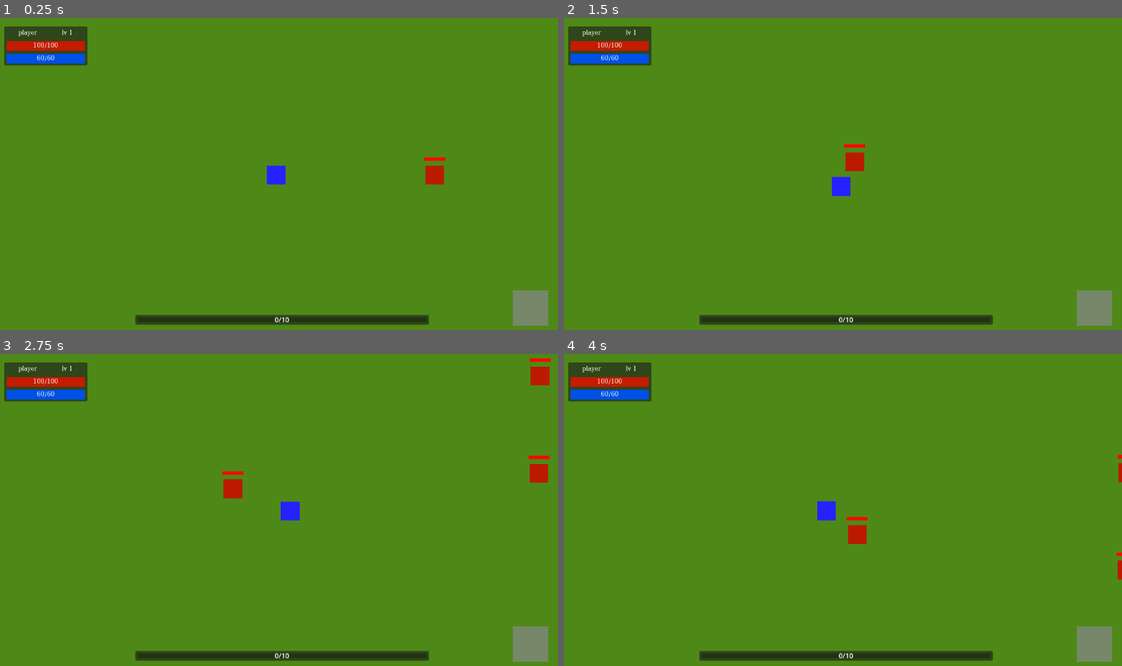
Above: before the commit, frames 1-4 (two rows, left to right).
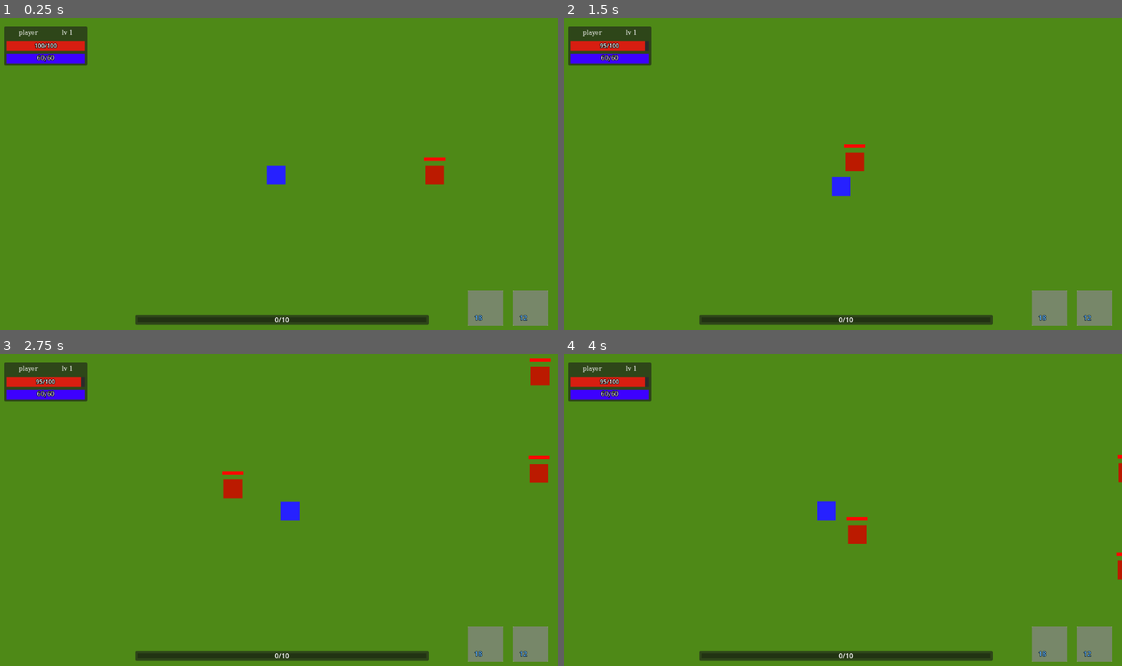
Above: after the commit, the same moments.

Repository: denisshkytko/mmo-mvp-godot
Game: Godot game, scene res://scenes/Main.tscn
The game is run twice, just before and just after one commit, with the same random seed, the same clock (stepped at 60 frames per second) and the same inputs.
Inputs (mouse positions are in pixels of both pictures, inside the frame that each line leads up to):
- Up to frame 1 (0.25 s): no input
- Up to frame 2 (1.5 s): move the mouse to (965, 158) at 0.52 s; hold Right (ui_right) 0.53-1.28 s; tap E (loot) at 0.6, 1.35 s; click (965, 158) at 0.67 s; move the mouse to (725, 189) at 1.27 s; hold Down (ui_down) from 1.28 s (still down); click (725, 189) at 1.42 s
- Up to frame 3 (2.75 s): move the mouse to (334, 441) at 2.02 s; release Down (ui_down) at 2.03 s; hold Right (ui_right) from 2.03 s (still down); tap E (loot) at 2.1 s; click (334, 441) at 2.17 s
- Up to frame 4 (4 s): move the mouse to (809, 575) at 2.77 s; release Right (ui_right) at 2.78 s; hold Up (ui_up) 2.78-3.53 s; tap E (loot) at 2.85, 3.6 s; click (809, 575) at 2.92 s; move the mouse to (1010, 559) at 3.52 s; hold Left (ui_left) from 3.53 s (still down); click (1010, 559) at 3.67 s

The runs differ from the first frame. In frame 1, 1.3% of the frame differs, in the area x 1-95%, y 3-99%; in frame 2, 1.3%; in frame 3, 1.3%; in frame 4, 1.3%.

Commit message:
Player HUD, targeting, skills UI, mana costs and cooldowns

Diff:
--- a/project.godot
+++ b/project.godot
@@ -69,6 +69,11 @@
 "events": [Object(InputEventKey,"resource_local_to_scene":false,"resource_name":"","device":-1,"window_id":0,"alt_press …(193 unchanged characters)…
 ]
 }
+skill_2={
+"deadzone": 0.2,
+"events": [Object(InputEventKey,"resource_local_to_scene":false,"resource_name":"","device":-1,"window_id":0,"alt_pressed":false,"shift_pressed":false,"ctrl_pressed":false,"meta_pressed":false,"pressed":false,"keycode":0,"physical_keycode":49,"key_label":0,"unicode":49,"location":0,"echo":false,"script":null)
+]
+}
 
 [rendering]
 
--- a/scenes/PlayerHUD.tscn
+++ b/scenes/PlayerHUD.tscn
@@ -1,8 +1,11 @@
-[gd_scene load_steps=6 format=3 uid="uid://bopn065cb76jj"]
+[gd_scene load_steps=9 format=3 uid="uid://bopn065cb76jj"]
 
 [ext_resource type="Script" uid="uid://i4tqiu7sld1a" path="res://scripts/Player_hud.gd" id="1_0kcyj"]
 
 [sub_resource type="FontFile" id="FontFile_p0abl"]
+subpixel_positioning = 0
+msdf_pixel_range = 14
+msdf_size = 128
 cache/0/16/0/ascent = 0.0
 cache/0/16/0/descent = 0.0
 cache/0/16/0/underline_position = 0.0
@@ -20,6 +23,9 @@
 cache/0/12/0/scale = 1.0
 
 [sub_resource type="FontFile" id="FontFile_0kcyj"]
+subpixel_positioning = 0
+msdf_pixel_range = 14
+msdf_size = 128
 cache/0/16/0/ascent = 0.0
 cache/0/16/0/descent = 0.0
 cache/0/16/0/underline_position = 0.0
@@ -36,24 +42,26 @@
 cache/0/12/0/underline_thickness = 0.0
 cache/0/12/0/scale = 1.0
 
-[sub_resource type="FontFile" id="FontFile_uhx4l"]
-cache/0/16/0/ascent = 0.0
-cache/0/16/0/descent = 0.0
-cache/0/16/0/underline_position = 0.0
-cache/0/16/0/underline_thickness = 0.0
-cache/0/16/0/scale = 1.0
-cache/0/14/0/ascent = 0.0
-cache/0/14/0/descent = 0.0
-cache/0/14/0/underline_position = 0.0
-cache/0/14/0/underline_thickness = 0.0
-cache/0/14/0/scale = 1.0
-cache/0/12/0/ascent = 0.0
-cache/0/12/0/descent = 0.0
-cache/0/12/0/underline_position = 0.0
-cache/0/12/0/underline_thickness = 0.0
-cache/0/12/0/scale = 1.0
+[sub_resource type="StyleBoxFlat" id="StyleBoxFlat_0kcyj"]
+bg_color = Color(0.16862746, 0.16862746, 0.16862746, 1)
+corner_detail = 6
+
+[sub_resource type="StyleBoxFlat" id="StyleBoxFlat_uhx4l"]
+bg_color = Color(0.84705883, 0.11764706, 0.06666667, 1)
+corner_detail = 6
+
+[sub_resource type="StyleBoxFlat" id="StyleBoxFlat_fjqji"]
+bg_color = Color(0.16862746, 0.16862746, 0.16862746, 1)
+corner_detail = 6
+
+[sub_resource type="StyleBoxFlat" id="StyleBoxFlat_fnqv5"]
+bg_color = Color(0.23921569, 0, 1, 1)
+corner_detail = 6
 
 [sub_resource type="FontFile" id="FontFile_fjqji"]
+subpixel_positioning = 0
+msdf_pixel_range = 14
+msdf_size = 128
 cache/0/12/0/ascent = 0.0
 cache/0/12/0/descent = 0.0
 cache/0/12/0/underline_position = 0.0
@@ -124,26 +132,24 @@
 theme_override_constants/separation = 8
 alignment = 1
 
-[node name="HpBack" type="ColorRect" parent="Panel/Margin/VBox/HpRow"]
-custom_minimum_size = Vector2(160, 20)
+[node name="HpBar" type="ProgressBar" parent="Panel/Margin/VBox/HpRow"]
 layout_mode = 2
-color = Color(0.38039216, 0.38039216, 0.38039216, 0.6117647)
+size_flags_horizontal = 3
+size_flags_vertical = 1
+theme_override_styles/background = SubResource("StyleBoxFlat_0kcyj")
+theme_override_styles/fill = SubResource("StyleBoxFlat_uhx4l")
+value = 100.0
+show_percentage = false
 
-[node name="HpFill" type="ColorRect" parent="Panel/Margin/VBox/HpRow/HpBack"]
-custom_minimum_size = Vector2(160, 20)
-layout_mode = 0
-offset_right = 150.0
-offset_bottom = 20.0
-color = Color(0.76799667, 0.11027265, 0, 1)
-
-[node name="HpText" type="Label" parent="Panel/Margin/VBox/HpRow/HpBack"]
+[node name="HpText" type="Label" parent="Panel/Margin/VBox/HpRow/HpBar"]
 layout_mode = 1
 anchors_preset = 15
 anchor_right = 1.0
 anchor_bottom = 1.0
 grow_horizontal = 2
 grow_vertical = 2
-theme_override_fonts/font = SubResource("FontFile_uhx4l")
+theme_override_colors/font_outline_color = Color(0, 0, 0, 1)
+theme_override_constants/outline_size = 4
 theme_override_font_sizes/font_size = 12
 text = "100/100"
 horizontal_alignment = 1
@@ -154,27 +160,24 @@
 layout_mode = 2
 size_flags_vertical = 10
 
-[node name="ManaBack" type="ColorRect" parent="Panel/Margin/VBox/ManaRow"]
-custom_minimum_size = Vector2(160, 20)
+[node name="ManaBar" type="ProgressBar" parent="Panel/Margin/VBox/ManaRow"]
 layout_mode = 2
-size_flags_horizontal = 4
-size_flags_vertical = 4
-color = Color(0.38039216, 0.38039216, 0.38039216, 0.6117647)
+size_flags_horizontal = 3
+size_flags_vertical = 1
+theme_override_styles/background = SubResource("StyleBoxFlat_fjqji")
+theme_override_styles/fill = SubResource("StyleBoxFlat_fnqv5")
+value = 100.0
+show_percentage = false
 
-[node name="ManaFill" type="ColorRect" parent="Panel/Margin/VBox/ManaRow/ManaBack"]
-custom_minimum_size = Vector2(160, 20)
-layout_mode = 0
-offset_right = 150.0
-offset_bottom = 14.0
-color = Color(9.1448426e-05, 0.31573004, 0.91293776, 1)
-
-[node name="ManaText" type="Label" parent="Panel/Margin/VBox/ManaRow/ManaBack"]
+[node name="ManaText" type="Label" parent="Panel/Margin/VBox/ManaRow/ManaBar"]
 layout_mode = 1
 anchors_preset = 15
 anchor_right = 1.0
 anchor_bottom = 1.0
 grow_horizontal = 2
 grow_vertical = 2
+theme_override_colors/font_outline_color = Color(0, 0, 0, 1)
+theme_override_constants/outline_size = 4
 theme_override_fonts/font = SubResource("FontFile_fjqji")
 theme_override_font_sizes/font_size = 12
 text = "100/100"
--- a/scenes/SkillButton.tscn
+++ b/scenes/SkillButton.tscn
@@ -3,7 +3,6 @@
 [ext_resource type="Script" uid="uid://q4rlomitc8hh" path="res://scripts/Skill_button.gd" id="1_bxu38"]
 
 [node name="SkillButton" type="CanvasLayer"]
-script = ExtResource("1_bxu38")
 
 [node name="Root" type="Control" parent="."]
 layout_mode = 3
@@ -24,6 +23,7 @@
 layout_mode = 0
 offset_right = 40.0
 offset_bottom = 40.0
+script = ExtResource("1_bxu38")
 
 [node name="RangeOverlay" type="ColorRect" parent="Root/Skill1"]
 layout_mode = 1
@@ -85,3 +85,103 @@
 text = "10"
 horizontal_alignment = 1
 vertical_alignment = 1
+
+[node name="ManaCostText" type="Label" parent="Root/Skill1/Inner"]
+layout_mode = 1
+anchors_preset = 2
+anchor_top = 1.0
+anchor_bottom = 1.0
+offset_top = -20.0
+offset_right = 30.0
+grow_vertical = 0
+theme_override_colors/font_outline_color = Color(0, 0, 0, 1)
+theme_override_constants/outline_size = 3
+theme_override_font_sizes/font_size = 14
+text = "100"
+horizontal_alignment = 1
+vertical_alignment = 1
+
+[node name="Skill2" type="Panel" parent="Root"]
+custom_minimum_size = Vector2(72, 72)
+layout_mode = 0
+offset_left = -92.0
+offset_right = -20.0
+offset_bottom = 72.0
+script = ExtResource("1_bxu38")
+skill_index = 2
+
+[node name="RangeOverlay" type="ColorRect" parent="Root/Skill2"]
+layout_mode = 1
+anchors_preset = 15
+anchor_right = 1.0
+anchor_bottom = 1.0
+grow_horizontal = 2
+grow_vertical = 2
+mouse_filter = 2
+
+[node name="Inner" type="Control" parent="Root/Skill2"]
+anchors_preset = 0
+offset_left = 6.0
+offset_top = 6.0
+offset_right = 66.0
+offset_bottom = 66.0
+mouse_filter = 2
+
+[node name="Icon" type="TextureRect" parent="Root/Skill2/Inner"]
+layout_mode = 1
+anchors_preset = 15
+anchor_right = 1.0
+anchor_bottom = 1.0
+grow_horizontal = 2
+grow_vertical = 2
+stretch_mode = 5
+
+[node name="CooldownOverlay" type="ColorRect" parent="Root/Skill2/Inner"]
+layout_mode = 1
+anchors_preset = 15
+anchor_right = 1.0
+anchor_bottom = 1.0
+grow_horizontal = 2
+grow_vertical = 2
+mouse_filter = 2
+color = Color(0.078431375, 0.078431375, 0.078431375, 0.49803922)
+
+[node name="CooldownTextShadow" type="Label" parent="Root/Skill2/Inner"]
+modulate = Color(0, 0, 0, 1)
+layout_mode = 1
+anchors_preset = 15
+anchor_right = 1.0
+anchor_bottom = 1.0
+grow_horizontal = 2
+grow_vertical = 2
+theme_override_font_sizes/font_size = 24
+text = "10"
+horizontal_alignment = 1
+vertical_alignment = 1
+
+[node name="CooldownText" type="Label" parent="Root/Skill2/Inner"]
+layout_mode = 1
+anchors_preset = 15
+anchor_right = 1.0
+anchor_bottom = 1.0
+grow_horizontal = 2
+grow_vertical = 2
+theme_override_font_sizes/font_size = 22
+text = "10"
+horizontal_alignment = 1
+vertical_alignment = 1
+
+[node name="ManaCostText" type="Label" parent="Root/Skill2/Inner"]
+layout_mode = 1
+anchors_preset = 2
+anchor_top = 1.0
+anchor_bottom = 1.0
+offset_top = -20.0
+offset_right = 30.0
+grow_vertical = 0
+theme_override_colors/font_outline_color = Color(0, 0, 0, 1)
+theme_override_constants/outline_size = 3
+theme_override_font_sizes/font_size = 14
+text = "100"
+horizontal_alignment = 1
+vertical_alignment = 1
--- a/scripts/Mob.gd
+++ b/scripts/Mob.gd
@@ -10,23 +10,30 @@
 # Level / Stats
 @export var mob_level: int = 1
 
-# базовые параметры моба (кривая роста чуть слабее игрока)
+# Attack
+@export var mob_attack_cooldown: float = 1.2
+@export var base_attack: int = 8
+@export var attack_per_level: int = 2
+
+# Base stats
 @export var base_max_hp: int = 50
 @export var hp_per_level: int = 12
 @export var base_defense: int = 1
 @export var defense_per_level: int = 1
 
-# коэффициент "моб слабее игрока" примерно на 10%
+# mob slightly weaker than player
 @export var strength_multiplier: float = 0.9
 
 @export var corpse_scene: PackedScene
-@export var xp_reward: int = 0  # 0 = авто (2 + mob_level)
+@export var xp_reward: int = 0  # 0 = auto (2 + mob_level)
 
 var max_hp: int = 50
 var current_hp: int = 50
 var defense: int = 1
+var attack: int = 8
 
-var player: Node2D
+var player: Node2D = null
+var _attack_timer: float = 0.0
 
 
 func _ready() -> void:
@@ -37,19 +44,25 @@
 
 
 func _process(_delta: float) -> void:
+	# Target marker
 	if target_marker == null:
 		return
 
-	var gm: Node = get_tree().get_first_node_in_group("game_manager")
+	var gm: Node = get_tree().get_first_node_in_group("game_manager") as Node
 	var is_target: bool = false
 
 	if gm != null and gm.has_method("get_target"):
-		is_target = (gm.call("get_target") == self)
+		# gm.call() returns Variant -> explicitly cast to Object then compare
+		var tgt_obj: Object = gm.call("get_target") as Object
+		is_target = (tgt_obj == self)
 
 	target_marker.visible = is_target
 
 
-func _physics_process(_delta: float) -> void:
+func _physics_process(delta: float) -> void:
+	_attack_timer = max(0.0, _attack_timer - delta)
+
+	# Refresh player reference if needed
 	if player == null or not is_instance_valid(player):
 		player = get_tree().get_first_node_in_group("player") as Node2D
 		velocity = Vector2.ZERO
@@ -59,19 +72,24 @@
 	var to_player: Vector2 = player.global_position - global_position
 	var dist: float = to_player.length()
 
-	# если далеко — не двигаемся
+	# 1) Too far: idle
 	if dist > aggro_radius:
 		velocity = Vector2.ZERO
 		move_and_slide()
 		return
 
-	# если близко — стоим (позже тут будет атака)
+	# 2) In attack range: stop + attack on cooldown
 	if dist <= stop_distance:
 		velocity = Vector2.ZERO
 		move_and_slide()
+
+		if _attack_timer <= 0.0 and player.has_method("take_damage"):
+			player.call("take_damage", attack)
+			_attack_timer = mob_attack_cooldown
+
 		return
 
-	# двигаемся к игроку
+	# 3) Otherwise: chase
 	velocity = to_player.normalized() * speed
 	move_and_slide()
 
@@ -79,11 +97,14 @@
 func _recalculate_stats_for_level() -> void:
 	max_hp = int(round((base_max_hp + (mob_level - 1) * hp_per_level) * strength_multiplier))
 	defense = int(round((base_defense + (mob_level - 1) * defense_per_level) * strength_multiplier))
+	attack = int(round((base_attack + (mob_level - 1) * attack_per_level) * strength_multiplier))
 
 	if max_hp < 10:
 		max_hp = 10
 	if defense < 1:
 		defense = 1
+	if attack < 1:
+		attack = 1
 
 	current_hp = max_hp
 
@@ -101,23 +122,25 @@
 func die() -> void:
 	# Spawn corpse + loot
 	if corpse_scene != null:
-		var corpse = corpse_scene.instantiate()
+		var corpse: Node2D = corpse_scene.instantiate() as Node2D
 		get_parent().add_child(corpse)
 		corpse.global_position = global_position
 
-		corpse.loot_gold = 3
-		corpse.loot_item_id = "loot_token"
-		corpse.loot_item_count = 2
+		# These properties exist in Corpse.gd
+		corpse.set("loot_gold", 3)
+		corpse.set("loot_item_id", "loot_token")
+		corpse.set("loot_item_count", 2)
 
 	# Give XP to player
-	var p := get_tree().get_first_node_in_group("player")
+	var p: Node = get_tree().get_first_node_in_group("player") as Node
 	if p != null and p.has_method("add_xp"):
-		p.add_xp(_get_xp_reward())
+		p.call("add_xp", _get_xp_reward())
 
 	# Clear target if this mob was selected
-	var gm := get_tree().get_first_node_in_group("game_manager")
+	var gm: Node = get_tree().get_first_node_in_group("game_manager") as Node
 	if gm != null and gm.has_method("get_target") and gm.has_method("clear_target"):
-		if gm.call("get_target") == self:
+		var tgt_obj: Object = gm.call("get_target") as Object
+		if tgt_obj == self:
 			gm.call("clear_target")
 
 	queue_free()
@@ -133,6 +156,5 @@
 	if hp_fill == null:
 		return
 
-	var ratio := float(current_hp) / float(max_hp)
-	ratio = clamp(ratio, 0.0, 1.0)
+	var ratio: float = clamp(float(current_hp) / float(max_hp), 0.0, 1.0)
 	hp_fill.size.x = 36.0 * ratio
--- a/scripts/Player.gd
+++ b/scripts/Player.gd
@@ -12,6 +12,11 @@
 @export var skill_1_damage_multiplier: float = 2.0
 @export var skill_1_mana_cost: int = 12
 
+# Skill 2 (self-heal)
+@export var skill_2_cooldown: float = 6.0
+@export var skill_2_mana_cost: int = 18
+@export var skill_2_heal_amount: int = 35   # плоское лечение (потом можно сделать % или от spellpower)
+
 var inventory: Inventory
 
 # Progression
@@ -19,19 +24,20 @@
 var xp: int = 0
 var xp_to_next: int = 10
 
-# Stats (MVP)
+# Stats
 var max_hp: int = 100
 var current_hp: int = 100
 var attack: int = 10
 var defense: int = 2
 
-# Mana (MVP)
+# Mana
 var max_mana: int = 60
 var mana: int = 60
 
 # Timers
 var _attack_timer: float = 0.0
 var _skill_1_timer: float = 0.0
+var _skill_2_timer: float = 0.0
 
 
 func _ready() -> void:
@@ -58,11 +64,15 @@
 	# cooldown timers
 	_attack_timer = max(0.0, _attack_timer - delta)
 	_skill_1_timer = max(0.0, _skill_1_timer - delta)
-
-	# keyboard hotkey (optional; UI button will call try_cast_skill_1)
+	_skill_2_timer = max(0.0, _skill_2_timer - delta)
+
+	# keyboard hotkeys
 	if Input.is_action_just_pressed("skill_1"):
 		try_cast_skill_1()
 
+	if Input.is_action_just_pressed("skill_2"):
+		try_cast_skill_2()
+
 	# Auto-attack: only if cooldown ready and target exists and is in range
 	if _attack_timer > 0.0:
 		return
@@ -89,7 +99,6 @@
 func try_cast_skill_1() -> void:
 	if _skill_1_timer > 0.0:
 		return
-
 	if mana < skill_1_mana_cost:
 		return
 
@@ -102,6 +111,27 @@
 
 	mana = max(0, mana - skill_1_mana_cost)
 	_skill_1_timer = skill_1_cooldown
+
+
+func try_cast_skill_2() -> void:
+	# Self heal
+	if _skill_2_timer > 0.0:
+		return
+	if mana < skill_2_mana_cost:
+		return
+	if current_hp >= max_hp:
+		return  # не тратим ману, если фулл хп
+
+	current_hp = min(max_hp, current_hp + skill_2_heal_amount)
+	mana = max(0, mana - skill_2_mana_cost)
+	_skill_2_timer = skill_2_cooldown
+
+
+func get_skill_1_cooldown_left() -> float:
+	return _skill_1_timer
+
+func get_skill_2_cooldown_left() -> float:
+	return _skill_2_timer
 
 
 func _apply_damage_to_target(target: Node2D, dmg: int) -> void:
@@ -138,7 +168,6 @@
 		return
 
 	xp += amount
-
 	while xp >= xp_to_next:
 		xp -= xp_to_next
 		level += 1
@@ -154,7 +183,6 @@
 	max_hp = 100 + (level - 1) * 15
 	attack = 10 + (level - 1) * 3
 	defense = 2 + (level - 1) * 1
-
 	max_mana = 60 + (level - 1) * 8
 
 	# MVP: full restore on level up
@@ -206,3 +234,15 @@
 		return t as Node2D
 
 	return null
+
+
+func take_damage(raw_damage: int) -> void:
+	var dmg: int = max(1, raw_damage - defense)
+	current_hp = max(0, current_hp - dmg)
+
+	if current_hp <= 0:
+		_on_death()
+
+func _on_death() -> void:
+	current_hp = max_hp
+	mana = max_mana
--- a/scripts/Player_hud.gd
+++ b/scripts/Player_hud.gd
@@ -1,36 +1,24 @@
 extends CanvasLayer
-
-@onready var panel: Panel = $Panel
 
 @onready var name_label: Label = $Panel/Margin/VBox/Header/NameLabel
 @onready var level_label: Label = $Panel/Margin/VBox/Header/LevelLabel
 
-@onready var hp_back: ColorRect = $Panel/Margin/VBox/HpRow/HpBack
-@onready var hp_fill: ColorRect = $Panel/Margin/VBox/HpRow/HpBack/HpFill
-@onready var hp_text: Label = $Panel/Margin/VBox/HpRow/HpBack/HpText
+@onready var hp_bar: ProgressBar = $Panel/Margin/VBox/HpRow/HpBar
+@onready var hp_text: Label = $Panel/Margin/VBox/HpRow/HpBar/HpText
 
-@onready var mana_back: ColorRect = $Panel/Margin/VBox/ManaRow/ManaBack
-@onready var mana_fill: ColorRect = $Panel/Margin/VBox/ManaRow/ManaBack/ManaFill
-@onready var mana_text: Label = $Panel/Margin/VBox/ManaRow/ManaBack/ManaText
+@onready var mana_bar: ProgressBar = $Panel/Margin/VBox/ManaRow/ManaBar
+@onready var mana_text: Label = $Panel/Margin/VBox/ManaRow/ManaBar/ManaText
 
 var _player: Node = null
-var _hp_full_w: float = 0.0
-var _mana_full_w: float = 0.0
 
 func _ready() -> void:
 	_player = get_tree().get_first_node_in_group("player")
-
-	# чтобы размеры уже были рассчитаны
-	await get_tree().process_frame
-	_hp_full_w = hp_back.size.x
-	_mana_full_w = mana_back.size.x
 
 func _process(_delta: float) -> void:
 	if _player == null or not is_instance_valid(_player):
 		_player = get_tree().get_first_node_in_group("player")
 		return
 
-	# Name (пока фикс)
 	name_label.text = "player"
 
 	# Level
@@ -44,17 +32,23 @@
 		var cur_hp: int = int(_player.current_hp)
 		var mx_hp: int = max(1, int(_player.max_hp))
 		hp_text.text = "%d/%d" % [cur_hp, mx_hp]
-		hp_fill.size.x = _hp_full_w * clamp(float(cur_hp) / float(mx_hp), 0.0, 1.0)
+
+		hp_bar.max_value = mx_hp
+		hp_bar.value = cur_hp
 	else:
 		hp_text.text = ""
-		hp_fill.size.x = _hp_full_w
+		hp_bar.max_value = 1
+		hp_bar.value = 1
 
 	# Mana
 	if ("mana" in _player) and ("max_mana" in _player):
 		var cur_m: int = int(_player.mana)
 		var mx_m: int = max(1, int(_player.max_mana))
 		mana_text.text = "%d/%d" % [cur_m, mx_m]
-		mana_fill.size.x = _mana_full_w * clamp(float(cur_m) / float(mx_m), 0.0, 1.0)
+
+		mana_bar.max_value = mx_m
+		mana_bar.value = cur_m
 	else:
 		mana_text.text = ""
-		mana_fill.size.x = _mana_full_w
+		mana_bar.max_value = 1
+		mana_bar.value = 1
--- a/scripts/Skill_button.gd
+++ b/scripts/Skill_button.gd
@@ -1,26 +1,29 @@
-extends CanvasLayer
+extends Control
+# Если твой Skill1/Skill2 = Panel, можно extends Panel — но Control тоже ок.
 
-@onready var skill_panel: Panel = $Root/Skill1
-@onready var cd_text: Label = $Root/Skill1/Inner/CooldownText
-@onready var range_overlay: ColorRect = $Root/Skill1/RangeOverlay
-@onready var icon: TextureRect = $Root/Skill1/Inner/Icon
-@onready var cd_text_shadow: Label = $Root/Skill1/Inner/CooldownTextShadow
-@onready var inner: Control = $Root/Skill1/Inner
-@onready var overlay: ColorRect = $Root/Skill1/Inner/CooldownOverlay
+@export var skill_index: int = 1  # 1 или 2
+
+@onready var mana_cost_text: Label = $Inner/ManaCostText
+@onready var range_overlay: ColorRect = $RangeOverlay
+@onready var inner: Control = $Inner
+@onready var overlay: ColorRect = $Inner/CooldownOverlay
+@onready var cd_text_shadow: Label = $Inner/CooldownTextShadow
+@onready var cd_text: Label = $Inner/CooldownText
 
 var _player: Node2D = null
 var _gm: Node = null
 
-
 func _ready() -> void:
+	mana_cost_text.text = ""
 	_player = get_tree().get_first_node_in_group("player") as Node2D
 	_gm = get_tree().get_first_node_in_group("game_manager")
 
 	overlay.visible = false
 	cd_text.text = ""
+	cd_text_shadow.text = ""
 
-	# клики/тапы по панели
-	skill_panel.gui_input.connect(_on_gui_input)
+	# клики/тапы по самому слоту
+	gui_input.connect(_on_gui_input)
 
 
 func _process(_delta: float) -> void:
@@ -30,6 +33,7 @@
 
 	_update_cooldown()
 	_update_range_state()
+	_update_mana_cost()
 
 
 func _on_gui_input(event: InputEvent) -> void:
@@ -42,45 +46,69 @@
 		if st.pressed:
 			_cast()
 
+
 func _cast() -> void:
-	if _player != null and _player.has_method("try_cast_skill_1"):
-		_player.call("try_cast_skill_1")
+	if _player == null:
+		return
+
+	if skill_index == 1:
+		if _player.has_method("try_cast_skill_1"):
+			_player.call("try_cast_skill_1")
+	elif skill_index == 2:
+		if _player.has_method("try_cast_skill_2"):
+			_player.call("try_cast_skill_2")
 
 
 func _update_cooldown() -> void:
-	# без Variant inference: проверяем поля через "in"
-	if not (("_skill_1_timer" in _player) and ("skill_1_cooldown" in _player)):
-		overlay.visible = false
-		cd_text.text = ""
+	var left: float = 0.0
+	var total: float = 0.0
+
+	if skill_index == 1:
+		if not (("_skill_1_timer" in _player) and ("skill_1_cooldown" in _player)):
+			_hide_cd()
+			return
+		left = float(_player._skill_1_timer)
+		total = max(0.001, float(_player.skill_1_cooldown))
+
+	elif skill_index == 2:
+		if not (("_skill_2_timer" in _player) and ("skill_2_cooldown" in _player)):
+			_hide_cd()
+			return
+		left = float(_player._skill_2_timer)
+		total = max(0.001, float(_player.skill_2_cooldown))
+
+	if left <= 0.0:
+		_hide_cd()
 		return
 
-	var left: float = float(_player._skill_1_timer)
-	var total: float = max(0.001, float(_player.skill_1_cooldown))
+	overlay.visible = true
+	var s := "%.1f" % left
+	cd_text.text = s
+	cd_text_shadow.text = s
 
-	if left <= 0.0:
-		overlay.visible = false
-		cd_text.text = ""
-		cd_text_shadow.text = ""
-	else:
-		overlay.visible = true
-		var s := "%.1f" % left
-		cd_text.text = s
-		cd_text_shadow.text = s
+	# заливка кулдауна сверху вниз (как было у тебя)
+	var h: float = inner.size.y
+	var ratio: float = clamp(left / total, 0.0, 1.0)
+	overlay.size.y = h * ratio
+	overlay.position.y = 0.0
 
-		# overlay закрывает иконку сверху вниз
-		var h: float = inner.size.y
-		var ratio: float = clamp(left / total, 0.0, 1.0)
-		overlay.size.y = h * ratio
-		overlay.position.y = 0.0
+
+func _hide_cd() -> void:
+	overlay.visible = false
+	cd_text.text = ""
+	cd_text_shadow.text = ""
 
 
 func _update_range_state() -> void:
+	# Для heal (skill 2) дистанция не нужна — всегда "ок"
+	if skill_index == 2:
+		range_overlay.color = Color(1, 1, 1, 0.35)
+		return
+
 	var out: bool = _is_target_out_of_range()
 	if out:
-		# ярко красная рамка
 		range_overlay.color = Color(1, 0, 0, 0.55)
 	else:
-		# “нормальный” белый/светлый
 		range_overlay.color = Color(1, 1, 1, 0.35)
 
 
@@ -101,3 +129,31 @@
 
 	var dist: float = _player.global_position.distance_to((t as Node2D).global_position)
 	return dist > float(_player.skill_1_range)
+
+
+func _update_mana_cost() -> void:
+	if mana_cost_text == null:
+		return
+	if _player == null:
+		return
+	if not (("mana" in _player) and ("max_mana" in _player)):
+		mana_cost_text.text = ""
+		return
+
+	var cur_mana: int = int(_player.mana)
+	var cost: int = 0
+
+	if skill_index == 1:
+		if "skill_1_mana_cost" in _player:
+			cost = int(_player.skill_1_mana_cost)
+	elif skill_index == 2:
+		if "skill_2_mana_cost" in _player:
+			cost = int(_player.skill_2_mana_cost)
+
+	mana_cost_text.text = str(cost)
+
+	# Цвет: синий если хватает, красный если нет
+	if cur_mana >= cost:
+		mana_cost_text.modulate = Color(0.35, 0.7, 1.0, 1.0)  # голубой
+	else:
+		mana_cost_text.modulate = Color(1.0, 0.25, 0.25, 1.0)  # красный
